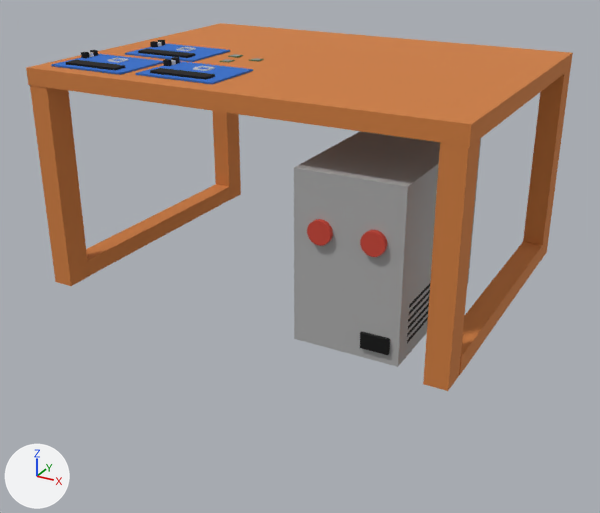
The Blender file private/blender/welding1.blend, before and after one commit.
One viewpoint serves both versions: a 50 mm camera at (2.37, -4.46, 2.27) aimed at (-0.34, 0.48, -0.2). Every picture has the same lights, and +X, +Y and +Z are marked at lower left.

The scene before the commit, as lines of its bpy script (objects in view):
```python
ob_table_foot1 = bpy.data.objects.new('table_foot1', me_cube_009)
ob_table_foot1.location = (1.248, -0.915, 0.619)
ob_table_foot1.scale = (0.0659, 0.0836, 0.634)
ob_table_foot2 = bpy.data.objects.new('table_foot2', me_cube_010)
ob_table_foot2.location = (-1.248, -0.911, 0.619)
ob_table_foot2.scale = (0.0659, 0.0836, 0.634)
ob_table_foot3 = bpy.data.objects.new('table_foot3', me_cube_011)
ob_table_foot3.location = (-1.248, 0.913, 0.619)
ob_table_foot3.scale = (0.0659, 0.0836, 0.634)
ob_table_main = bpy.data.objects.new('table_main', me_cube_003)
ob_table_main.location = (0.0, 0.0, 1.295)
ob_table_main.scale = (1.32, 1.0, 0.0497)
ob_tower_btn1 = bpy.data.objects.new('tower_btn1', me_cylindre_001)
ob_tower_btn1.location = (0.551, -0.915, 0.667)
ob_tower_btn1.rotation_euler = (1.571, 0.0, 0.0)  # degrees (90, 0, 0)
ob_tower_btn1.scale = (0.669, 0.669, 0.669)
ob_tower_btn2 = bpy.data.objects.new('tower_btn2', me_cylindre_002)
ob_tower_btn2.location = (0.853, -0.915, 0.667)
ob_tower_btn2.rotation_euler = (1.571, 0.0, 0.0)  # degrees (90, 0, 0)
ob_tower_btn2.scale = (0.669, 0.669, 0.669)
ob_tower_hide = bpy.data.objects.new('tower_hide', me_plan)
ob_tower_hide.location = (1.004, -0.649, 0.201)
ob_tower_hide.rotation_euler = (0.0, 1.571, 0.0)  # degrees (0, 90, 0)
ob_tower_hide.scale = (0.17, 0.17, 0.17)
ob_tower_main = bpy.data.objects.new('tower_main', me_cube)
ob_tower_main.location = (0.699, -0.344, 0.489)
ob_tower_main.scale = (0.31, 0.573, 0.496)
ob_tower_onoff = bpy.data.objects.new('tower_onoff', me_cube_001)
ob_tower_onoff.location = (0.878, -0.91, 0.103)
ob_tower_onoff.scale = (0.0805, 0.0273, 0.0448)
# also in view: 'table_foot4' at (1.25, 0.91, 0.62); 'table_foot5' at (-1.25, 0.0, 0.04); 'board_main' at (-0.84, -0.2, 1.35); 'board_main.002' at (-0.38, -0.67, 1.35); 'table_foot6' at (1.25, 0.0, 0.04)
```
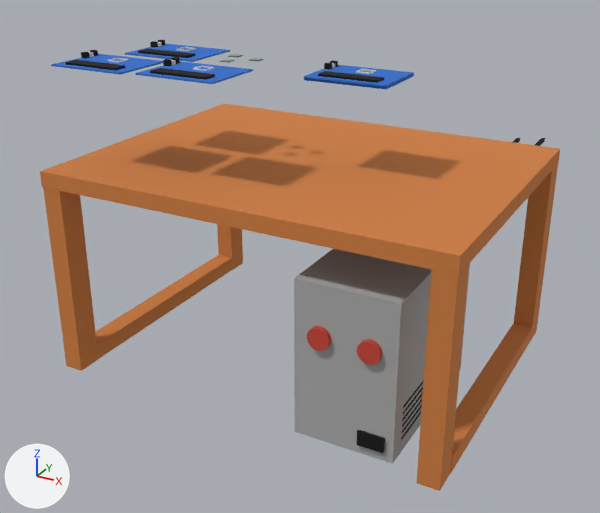
Commit message: Center welding1 model

Pixel boxes (x1, y1, x2, y2) of what changed, in the pictures (600 x 513 px):
'table_main', moved: before (26, 23, 573, 147); after (40, 104, 560, 275)
'tower_main', moved: before (294, 131, 481, 367); after (294, 249, 470, 464)
'table_foot1', moved: before (423, 139, 480, 391); after (416, 264, 469, 491)
'table_foot2', moved: before (30, 85, 89, 286); after (43, 187, 98, 371)
'table_foot6', moved: before (459, 242, 543, 375); after (451, 323, 532, 473)
'table_foot5', moved: before (86, 184, 230, 276); after (96, 255, 232, 359)
'table_foot4', moved: before (523, 70, 570, 260); after (514, 164, 558, 340)
'table_foot3', moved: before (213, 111, 241, 200); after (217, 224, 243, 270)
'tower_btn2', moved: before (360, 230, 387, 257); after (357, 339, 382, 365)
'tower_btn1', moved: before (307, 219, 333, 246); after (307, 326, 331, 351)
'tower_onoff', moved: before (360, 332, 390, 355); after (357, 430, 385, 453)
'tower_hide', moved: before (407, 284, 430, 343); after (401, 381, 423, 440)
'Cylindre.001', moved (not visible before): after (513, 138, 520, 143)

Patch to the scene script:
```diff
--- a/private/blender/welding1.blend.py
+++ b/private/blender/welding1.blend.py
@@ ob_tower_main @@
 ob_tower_main = bpy.data.objects.new('tower_main', me_cube)
-ob_tower_main.location = (0.699, -0.344, 0.489)
+ob_tower_main.location = (0.699, -0.344, -0.131)
 ob_tower_main.scale = (0.31, 0.573, 0.496)
@@ ob_tower_btn1 @@
 ob_tower_btn1 = bpy.data.objects.new('tower_btn1', me_cylindre_001)
-ob_tower_btn1.location = (0.551, -0.915, 0.667)
+ob_tower_btn1.location = (0.551, -0.915, 0.047)
 ob_tower_btn1.rotation_euler = (1.571, 0.0, 0.0)  # degrees (90, 0, 0)
@@ ob_tower_btn2 @@
 ob_tower_btn2 = bpy.data.objects.new('tower_btn2', me_cylindre_002)
-ob_tower_btn2.location = (0.853, -0.915, 0.667)
+ob_tower_btn2.location = (0.853, -0.915, 0.047)
 ob_tower_btn2.rotation_euler = (1.571, 0.0, 0.0)  # degrees (90, 0, 0)
@@ ob_tower_onoff @@
 ob_tower_onoff = bpy.data.objects.new('tower_onoff', me_cube_001)
-ob_tower_onoff.location = (0.878, -0.91, 0.103)
+ob_tower_onoff.location = (0.878, -0.91, -0.518)
 ob_tower_onoff.scale = (0.0805, 0.0273, 0.0448)
@@ ob_tower_hide @@
 ob_tower_hide = bpy.data.objects.new('tower_hide', me_plan)
-ob_tower_hide.location = (1.004, -0.649, 0.201)
+ob_tower_hide.location = (1.004, -0.649, -0.42)
 ob_tower_hide.rotation_euler = (0.0, 1.571, 0.0)  # degrees (0, 90, 0)
@@ ob_table_foot1 @@
 ob_table_foot1 = bpy.data.objects.new('table_foot1', me_cube_009)
-ob_table_foot1.location = (1.248, -0.915, 0.619)
+ob_table_foot1.location = (1.248, -0.915, -0.002)
 ob_table_foot1.scale = (0.0659, 0.0836, 0.634)
@@ ob_table_foot2 @@
 ob_table_foot2 = bpy.data.objects.new('table_foot2', me_cube_010)
-ob_table_foot2.location = (-1.248, -0.911, 0.619)
+ob_table_foot2.location = (-1.248, -0.911, -0.002)
 ob_table_foot2.scale = (0.0659, 0.0836, 0.634)
@@ ob_table_foot3 @@
 ob_table_foot3 = bpy.data.objects.new('table_foot3', me_cube_011)
-ob_table_foot3.location = (-1.248, 0.913, 0.619)
+ob_table_foot3.location = (-1.248, 0.913, -0.002)
 ob_table_foot3.scale = (0.0659, 0.0836, 0.634)
@@ ob_table_foot4 @@
 ob_table_foot4 = bpy.data.objects.new('table_foot4', me_cube_006)
-ob_table_foot4.location = (1.252, 0.913, 0.619)
+ob_table_foot4.location = (1.252, 0.913, -0.002)
 ob_table_foot4.scale = (0.0659, 0.0836, 0.634)
@@ ob_table_foot5 @@
 ob_table_foot5 = bpy.data.objects.new('table_foot5', me_cube_012)
-ob_table_foot5.location = (-1.248, 0.001, 0.044)
+ob_table_foot5.location = (-1.248, 0.001, -0.577)
 ob_table_foot5.rotation_euler = (1.571, 0.0, 0.0)  # degrees (90, 0, 0)
@@ ob_table_foot6 @@
 ob_table_foot6 = bpy.data.objects.new('table_foot6', me_cube_013)
-ob_table_foot6.location = (1.252, 0.001, 0.044)
+ob_table_foot6.location = (1.252, 0.001, -0.577)
 ob_table_foot6.rotation_euler = (1.571, 0.0, 0.0)  # degrees (90, 0, 0)
@@ ob_table_main @@
 ob_table_main = bpy.data.objects.new('table_main', me_cube_003)
-ob_table_main.location = (0.0, 0.0, 1.295)
+ob_table_main.location = (0.0, 0.0, 0.674)
 ob_table_main.scale = (1.32, 1.0, 0.0497)
@@ ob_cylindre_001 @@
 ob_cylindre_001 = bpy.data.objects.new('Cylindre.001', me_cylindre_004)
-ob_cylindre_001.location = (0.615, 2.55, 0.886)
+ob_cylindre_001.location = (0.615, 2.55, 0.265)
 ob_cylindre_001.rotation_euler = (-1.571, 0.0, 0.0)  # degrees (-90, 0, 0)
```
